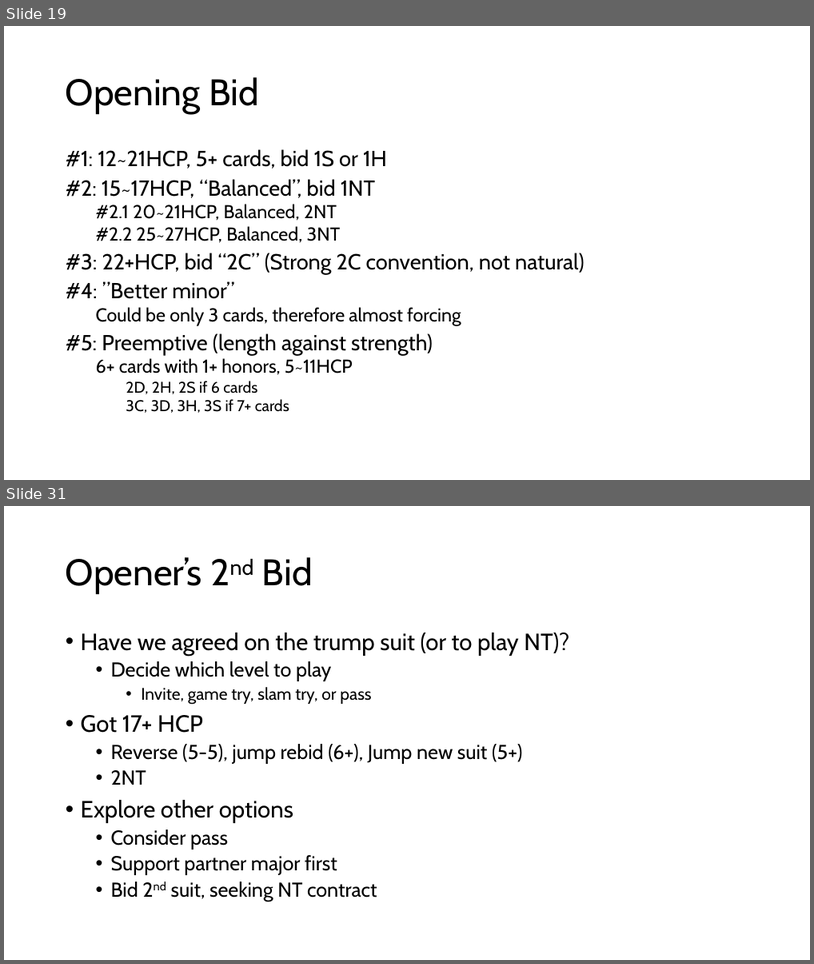
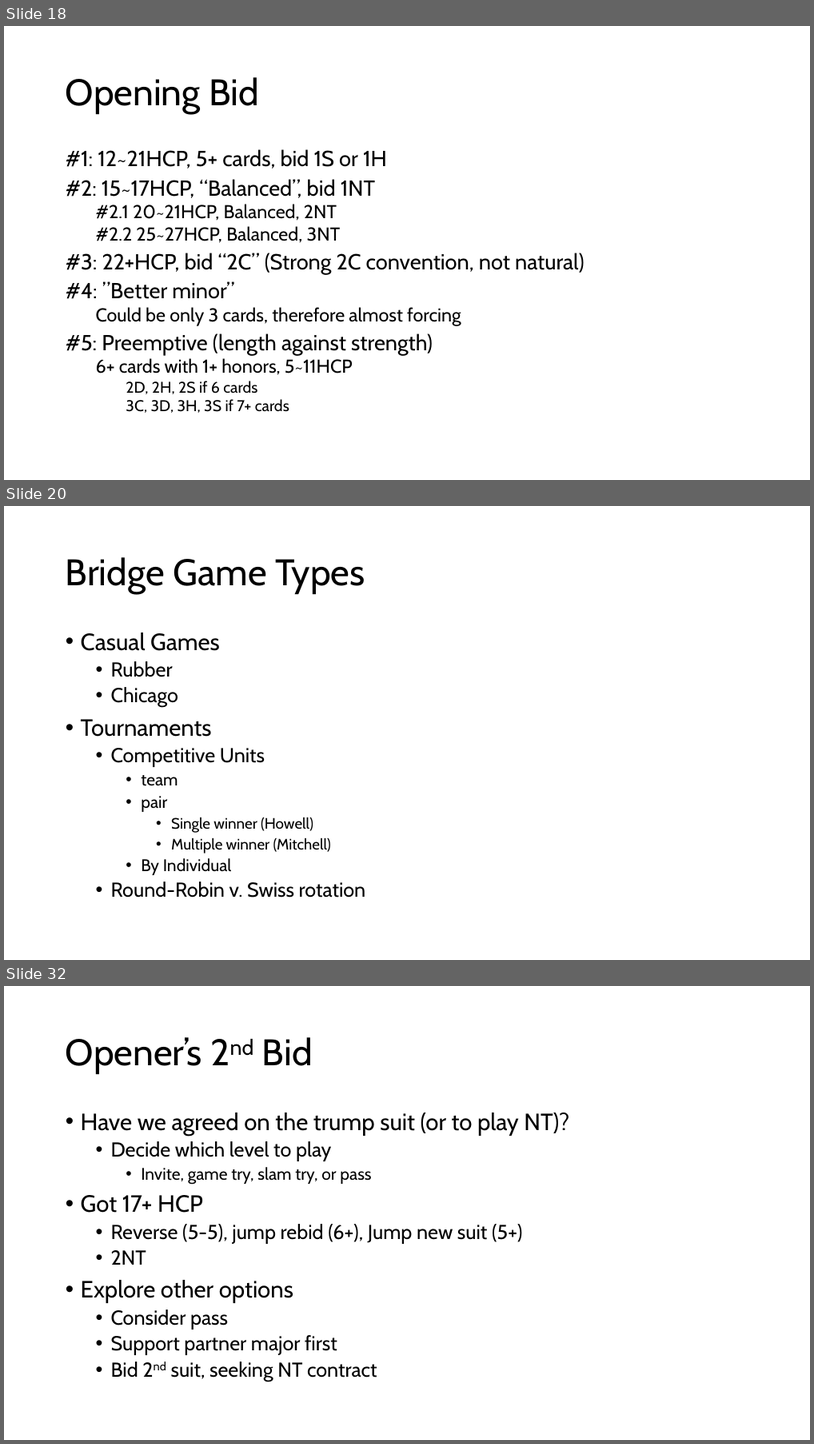
Before and after one commit to sywhub/bridge101, a slide deck: lectures.pptx. Shown one above the other, each under a label of ours: slides 19 and 31 before the commit, slides 18, 20 and 32 after it; the slides between them are not shown. The pictures are 814x964 and 814x1444 pixels, drawn with LibreOffice and Linux fonts; fonts in the diff are those of the drawing; background and template pictures are left out. Boxes give left, top, right and bottom in pixels: in the first picture for what was removed or moved away, otherwise in the second. Text is boxed around its words. In the diff, an @@ line names an element or a change of style, - is before the commit and + after.

```diff
--- a/lectures.pptx
+++ b/lectures.pptx
@@ slide 20 added at bbox=[4, 506, 810, 960], background #FFFFFF @@
@@ title added at bbox=[66, 557, 366, 594], 44 pt, text #000000 @@
+Bridge Game Types
@@ text added at bbox=[81, 632, 366, 897], 24 pt, text #000000 @@
+• Casual Games
+  • Rubber
+  • Chicago
+• Tournaments
+  • Competitive Units
+    • team
+    • pair
+      • Single winner (Howell)
+      • Multiple winner (Mitchell)
+    • By Individual
+  • Round-Robin v. Swiss rotation
@@ what was slide 19 is now slide 18 @@
@@ what was slide 31 is now slide 32 @@
```
Also in this commit, not shown: 3 slides changed, 16 other slides added, 2 slides removed, 3 other files.
